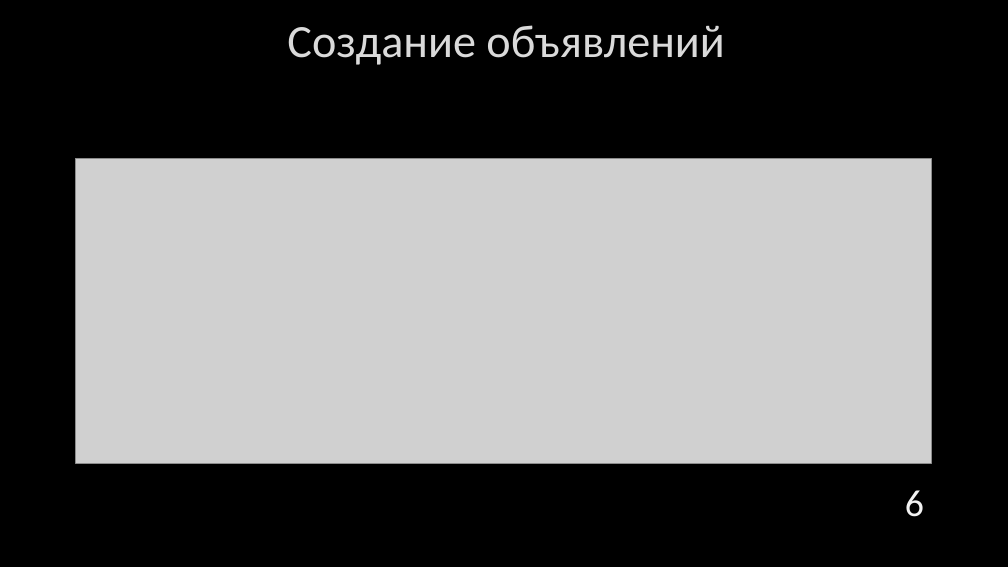
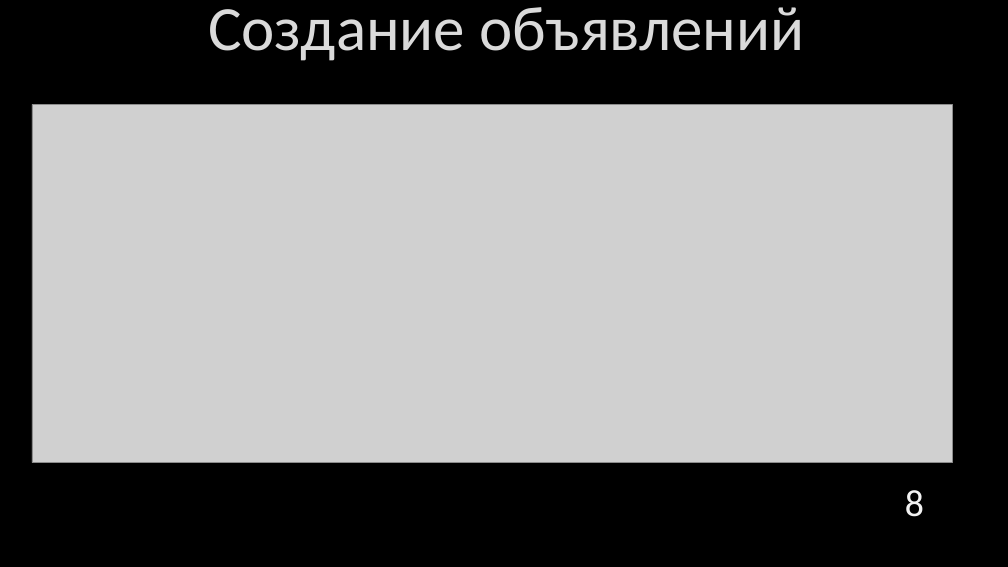
Before and after one commit to drklbri/CardTrader, a slide deck: slide 8 of Documents/Презентация.pptx (slide 6 before the commit). Drawn at 1008x567 pixels with LibreOffice and Linux fonts; fonts in the diff are those of the drawing; grey boxes stand for pictures; background and template pictures are left out. Boxes give left, top, right and bottom in pixels: in the first picture for what was removed or moved away, otherwise in the second. Text is boxed around its words. In the diff, an @@ line names an element or a change of style, - is before the commit and + after.

```diff
--- a/Documents/Презентация.pptx
+++ b/Documents/Презентация.pptx
@@ title "Создание объявлений": place and size @@
-title "Создание объявлений" at (287,25,724,65)
+title "Создание объявлений" at (208,7,805,61)
@@ title "Создание объявлений" at (208,7,805,61): size 44 to 60 pt @@
@@ picture: place and size @@
-picture at (76,159,932,464)
+picture at (32,104,953,463)
@@ page number at (905,490,924,517): text changed @@
-6
+8
```
Also in this commit, not shown: 5 other slides changed, 4 slides added, 1 slide removed, 3 other files.
